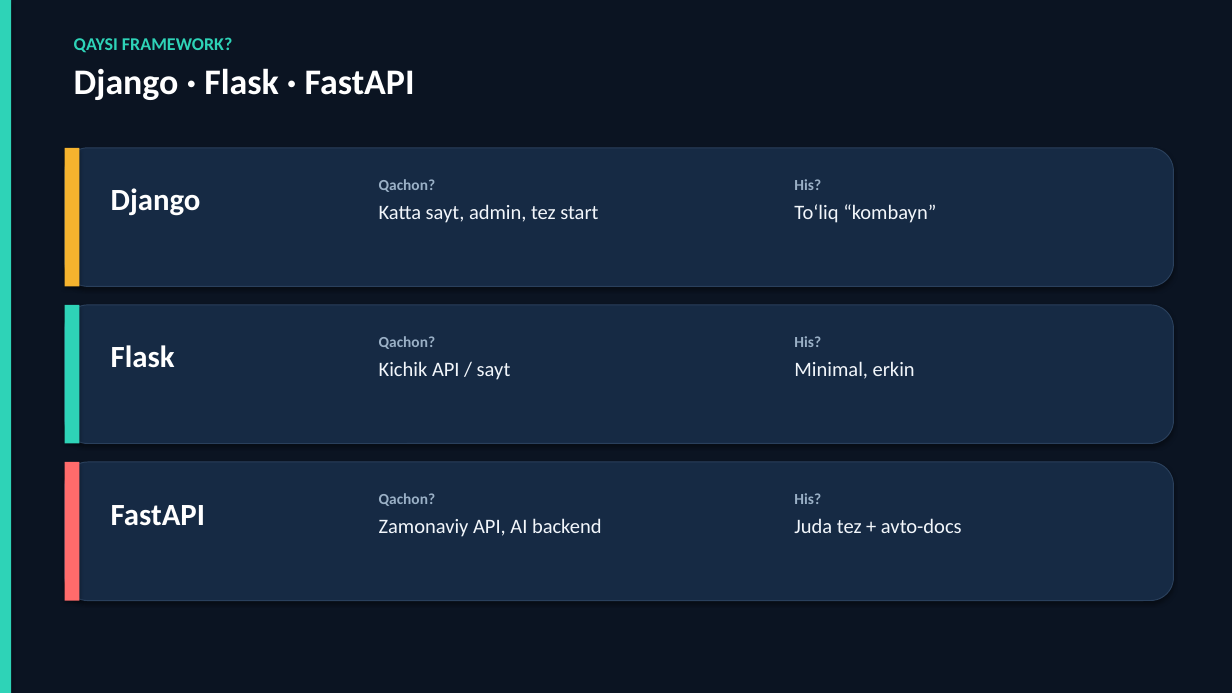
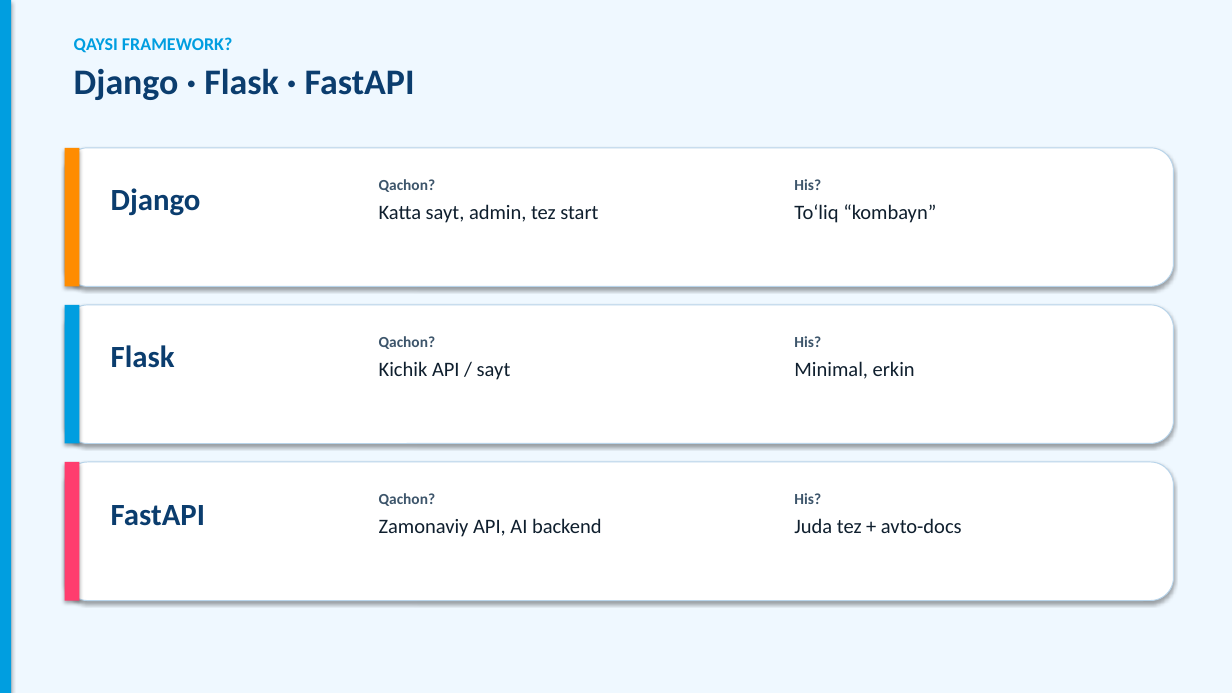
Before and after one commit to DilshodZokirov/bgalaxy-app, a slide deck: slide 13 of python-prezentatsiya/Python-Django-Vaaav.pptx. Drawn at 1232x693 pixels with LibreOffice and Linux fonts; fonts in the diff are those of the drawing. Boxes give left, top, right and bottom in pixels: in the first picture for what was removed or moved away, otherwise in the second. Text is boxed around its words. In the diff, an @@ line names an element or a change of style, - is before the commit and + after.

```diff
--- a/python-prezentatsiya/Python-Django-Vaaav.pptx
+++ b/python-prezentatsiya/Python-Django-Vaaav.pptx
@@ rectangle at [0, 0, 1232, 693]: fill #0B1422 to #EFF8FF @@
@@ rectangle at [0, 0, 11, 693]: fill #2ED3B7 to #009EE0 @@
@@ text "QAYSI FRAMEWORK?" at [74, 37, 415, 100]: text colour #2ED3B7 to #009EE0 in "QAYSI FRAMEWORK?"; text colour #FFFFFF to #0B3D6E in "Django · Flask · FastAPI" @@
@@ rectangle at [65, 148, 79, 287]: fill #F5B32E to #FF8C00 @@
@@ text "Qachon?" at [379, 179, 598, 223]: text colour #9AB0C6 to #3D556B in "Qachon?"; text colour #F2F6FB to #0F1F2E in "Katta sayt, admin, tez start" @@
@@ text "His?" at [794, 179, 936, 223]: text colour #9AB0C6 to #3D556B in "His?"; text colour #F2F6FB to #0F1F2E in "To‘liq “kombayn”" @@
@@ rectangle at [65, 305, 79, 444]: fill #2ED3B7 to #009EE0 @@
@@ text "Qachon?" at [379, 336, 511, 380]: text colour #9AB0C6 to #3D556B in "Qachon?"; text colour #F2F6FB to #0F1F2E in "Kichik API / sayt" @@
@@ text "His?" at [794, 336, 915, 379]: text colour #9AB0C6 to #3D556B in "His?"; text colour #F2F6FB to #0F1F2E in "Minimal, erkin" @@
@@ fill #162A44 to #FFFFFF; outline #2A405C 0.75 pt to #B8D4EA 0.75 pt in 3 elements at [65, 148, 1174, 287], [65, 305, 1174, 444], [65, 462, 1174, 601] @@
@@ rectangle at [65, 462, 79, 601]: fill #FF6B6B to #FF3D6E @@
@@ text colour #FFFFFF to #0B3D6E in 3 elements at [111, 188, 201, 216], [111, 345, 175, 368], [111, 505, 205, 526] @@
@@ text "Qachon?" at [379, 493, 602, 537]: text colour #9AB0C6 to #3D556B in "Qachon?"; text colour #F2F6FB to #0F1F2E in "Zamonaviy API, AI backend" @@
@@ text "His?" at [794, 493, 962, 533]: text colour #9AB0C6 to #3D556B in "His?"; text colour #F2F6FB to #0F1F2E in "Juda tez + avto-docs" @@
```
Also in this commit, not shown: 15 other slides changed, 1 other file.
